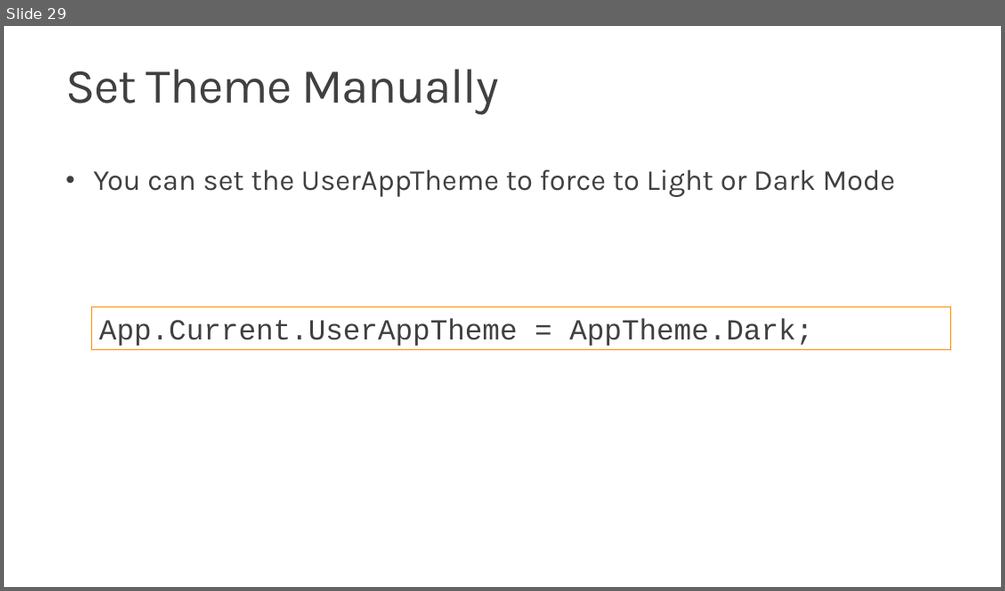
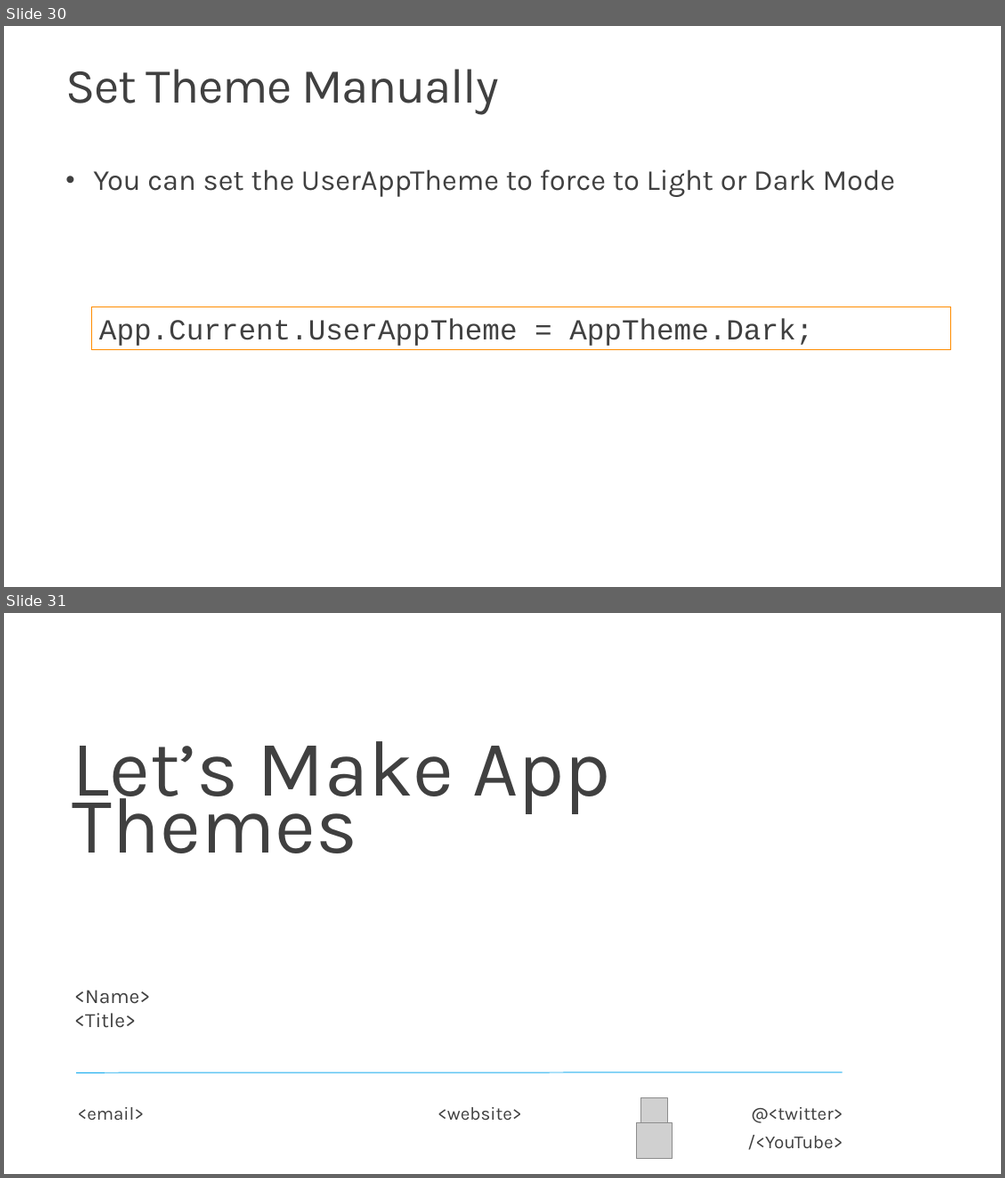
Before and after one commit to dotnet-presentations/dotnet-maui-workshop, a slide deck: Slides/Workshop6 - App Themes.pptx. Shown one above the other, each under a label of ours: slide 29 before the commit, slides 30 and 31 after it. The pictures are 1005x591 and 1005x1178 pixels, drawn with LibreOffice and Linux fonts; fonts in the diff are those of the drawing; grey boxes stand for pictures; background and template pictures are left out. Boxes give left, top, right and bottom in pixels: in the first picture for what was removed or moved away, otherwise in the second. Text is boxed around its words. In the diff, an @@ line names an element or a change of style, - is before the commit and + after.

```diff
--- a/Slides/Workshop6 - App Themes.pptx
+++ b/Slides/Workshop6 - App Themes.pptx
@@ slide 31 added at (4,613,1001,1174), background #FFFFFF @@
@@ text added at (73,741,611,853), 76.5 pt, text #404040 @@
+Let’s Make App Themes
@@ text added at (74,989,150,1028), 19.6 pt, text #404040 @@
+<Name>
+<Title>
@@ line added from (77, 1073) to (842, 1072), #16ACEE 0.85 pt @@
@@ text added at (78,1107,145,1119), 17.6 pt, text #404040 @@
+<email>
@@ text added at (437,1107,521,1120), 17.6 pt, text #404040 @@
+<website>
@@ picture added at (641,1097,668,1125) @@
@@ text added at (747,1107,842,1150), 17.6 pt, text #404040 @@
+@<twitter>
+/<YouTube>
@@ picture added at (637,1123,672,1159) @@
@@ what was slide 29 is now slide 30 @@
```
Also in this commit, not shown: 2 slides changed, 1 other slide added, 5 other files.
